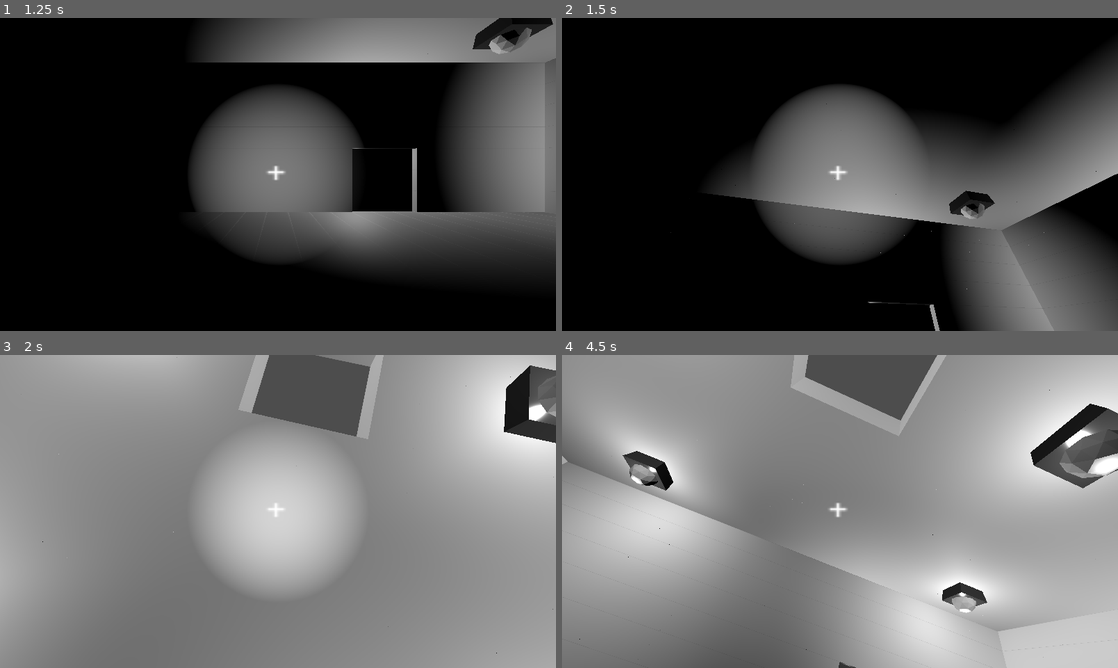
Above: before the commit, frames 1-4 (two rows, left to right).
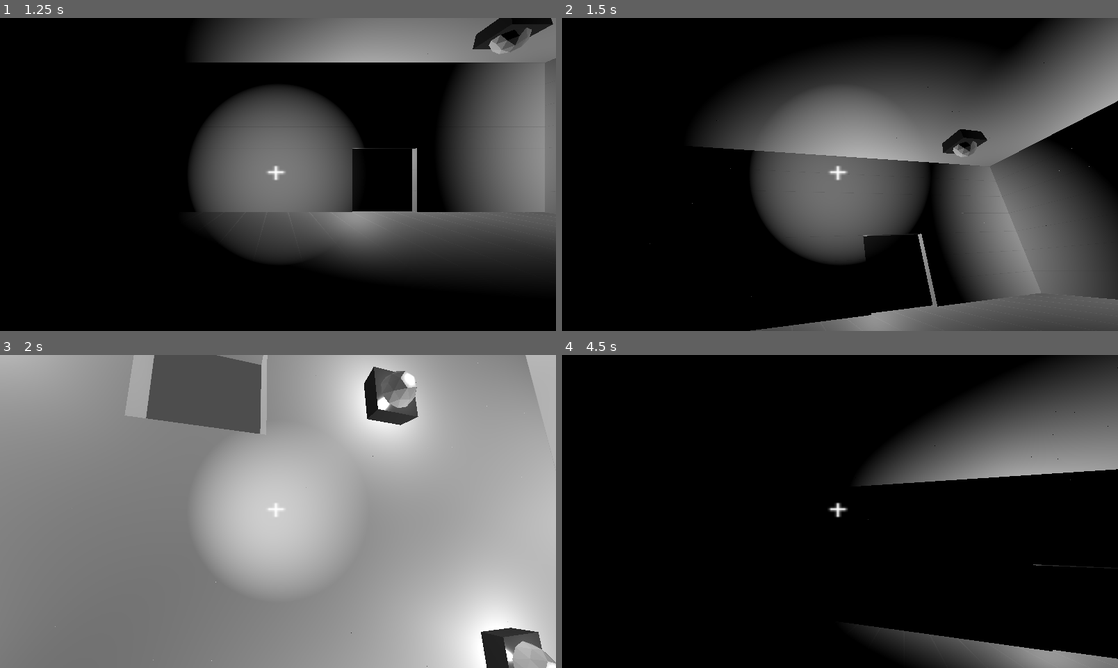
Above: after the commit, the same moments.

Repository: HanSolo626/Wallwalker
Game: Godot game, scene res://scenes/main_menu.tscn
The game is run twice, just before and just after one commit, with the same random seed, the same clock (stepped at 60 frames per second) and the same inputs.
Inputs (mouse positions are in pixels of both pictures, inside the frame that each line leads up to):
- Up to frame 1 (1.25 s): click "Play" at 0.5 s
- Up to frame 2 (1.5 s): tap Enter (ui_accept) at 1.25 s; move the mouse to (867, 174) at 1.27 s; hold W (up) from 1.28 s (still down); right-click (867, 174) at 1.35 s
- Up to frame 3 (2 s): keep holding W (up); tap Space (jump) at 1.52 s
- Up to frame 4 (4.5 s): keep holding W (up); move the mouse to (812, 511) at 2.02 s; tap L (flashlight) at 2.1 s; tap Space (jump) at 2.27, 3.77 s; right-click (812, 511) at 2.3 s; move the mouse to (851, 505) at 2.77 s; right-click (851, 505) at 2.85 s; move the mouse to (834, 517) at 3.52 s; tap Shift (shift_key) at 3.6 s; right-click (834, 517) at 3.8 s; move the mouse to (878, 514) at 4.27 s; right-click (878, 514) at 4.35 s

Frame 1 is identical in both runs. In frame 2, 37% of the frame differs, in the area x 15-100%, y 0-100%; in frame 3, 36%; in frame 4, 100%, in the area x 0-100%, y 0-100%.

Commit message:
added ability to hold lash camera view

Diff:
--- a/project.godot
+++ b/project.godot
@@ -64,7 +64,7 @@
 "events": [Object(InputEventMouseButton,"resource_local_to_scene":false,"resource_name":"","device":-1,"window_id":0,"a …(253 unchanged characters)…
 ]
 }
-"right click"={
+lash={
 "deadzone": 0.5,
 "events": [Object(InputEventMouseButton,"resource_local_to_scene":false,"resource_name":"","device":-1,"window_id":0,"a …(253 unchanged characters)…
 ]
--- a/scripts/player.gd
+++ b/scripts/player.gd
@@ -15,6 +15,7 @@
 var current_pull = 1
 var positive = false
 var dir_str = "floor"
+var rotation_trigger = true
 
 var x_to_set = 0.0
 var y_to_set = 0.0
@@ -99,29 +100,27 @@
 		return true
 
 func update_rotation():
-	if y_updates > 0:
-		rotate_object_local(Vector3(0, 1, 0), y_to_set)
-		y_updates -= 1
-
-	if x_updates > 0:
-		rotate_object_local(Vector3(1, 0, 0), x_to_set)
-		x_updates -= 1
-
-	if z_updates > 0:
-		rotate_object_local(Vector3(0, 0, 1), z_to_set)
-		z_updates -= 1
-
-
-
-func change_rotation(data):
-	# get difference
-	#set_top_level(true)
-	#transform.basis = Basis()
-	#set_top_level(false)
+	if rotation_trigger:
+		if y_updates > 0:
+			rotate_y(y_to_set)
+			y_updates -= 1
+
+		if x_updates > 0:
+			rotate_x(x_to_set)
+			x_updates -= 1
+
+		if z_updates > 0:
+			rotate_z(z_to_set)
+			z_updates -= 1
+
+
+
+func arm_rotation_change(data):
+
 	var x = data[0]
 	var y = data[1]
 	var z = data[2]
-
+	rotation_trigger = false
 
 	if x == null:
 		pass
@@ -182,7 +181,7 @@
 		print("left")
 		current_pull = 0
 		positive = false
-		change_rotation(CAMERA_ANGLES[dir_str]["left"])
+		arm_rotation_change(CAMERA_ANGLES[dir_str]["left"])
 		dir_str = "left wall"
 		up_direction = Vector3.RIGHT
 
@@ -191,7 +190,7 @@
 		print("right")
 		current_pull = 0
 		positive = true
-		change_rotation(CAMERA_ANGLES[dir_str]["right"])
+		arm_rotation_change(CAMERA_ANGLES[dir_str]["right"])
 		dir_str = "right wall"
 		up_direction = Vector3.LEFT
 
@@ -200,7 +199,7 @@
 		print("down")
 		current_pull = 1
 		positive = false
-		change_rotation(CAMERA_ANGLES[dir_str]["down"])
+		arm_rotation_change(CAMERA_ANGLES[dir_str]["down"])
 		dir_str = "floor"
 		up_direction = Vector3.UP
 
@@ -209,7 +208,7 @@
 		print("up")
 		current_pull = 1
 		positive = true
-		change_rotation(CAMERA_ANGLES[dir_str]["up"])
+		arm_rotation_change(CAMERA_ANGLES[dir_str]["up"])
 		dir_str = "ceiling"
 		up_direction = Vector3.DOWN
 
@@ -218,7 +217,7 @@
 		print("backward")
 		current_pull = 2
 		positive = false
-		change_rotation(CAMERA_ANGLES[dir_str]["backward"])
+		arm_rotation_change(CAMERA_ANGLES[dir_str]["backward"])
 		dir_str = "backward wall"
 		up_direction = Vector3.BACK
 
@@ -227,7 +226,7 @@
 		print("forward")
 		current_pull = 2
 		positive = true
-		change_rotation(CAMERA_ANGLES[dir_str]["forward"])
+		arm_rotation_change(CAMERA_ANGLES[dir_str]["forward"])
 		dir_str = "forward wall"
 		up_direction = Vector3.FORWARD
 
@@ -355,10 +354,12 @@
 
 
 	# handle mouse clicks
-	if not frozen and Input.is_action_just_pressed("right click"):
+	if not frozen and Input.is_action_just_pressed("lash"):
 		if ray_cast_3d.is_colliding():
 			if ray_cast_3d.get_collider().has_method("is_block") and is_rotating() == false:
 				change_gravity(ray_cast_3d)
+	if not frozen and Input.is_action_just_released("lash"):
+		rotation_trigger = true
 
 	# Handle light
 	if not frozen and Input.is_action_just_pressed("flashlight"):
Not shown: 8 places in resources/MeshLibraries/sci_fi.tres that only renumber resources
